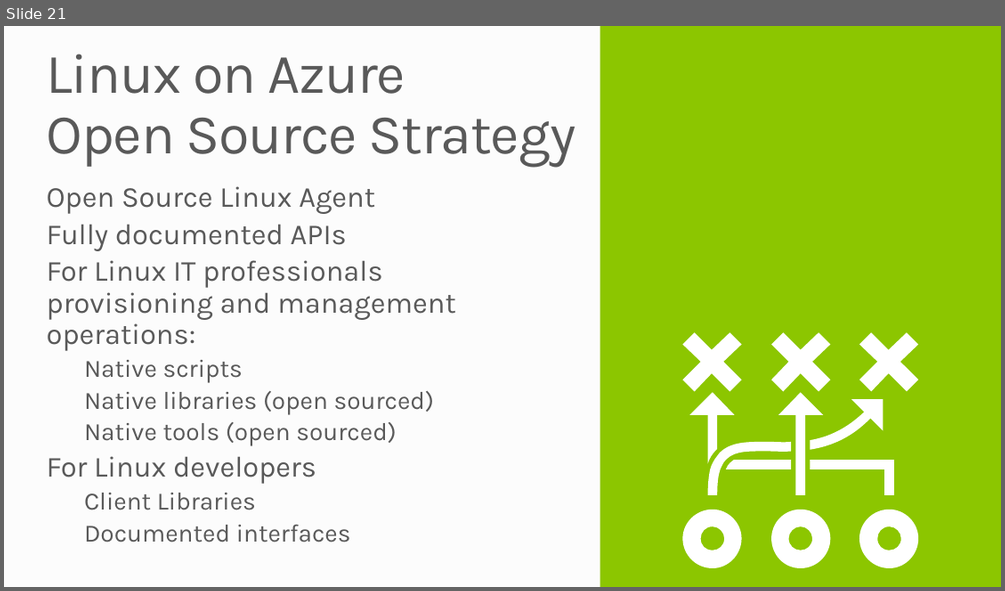
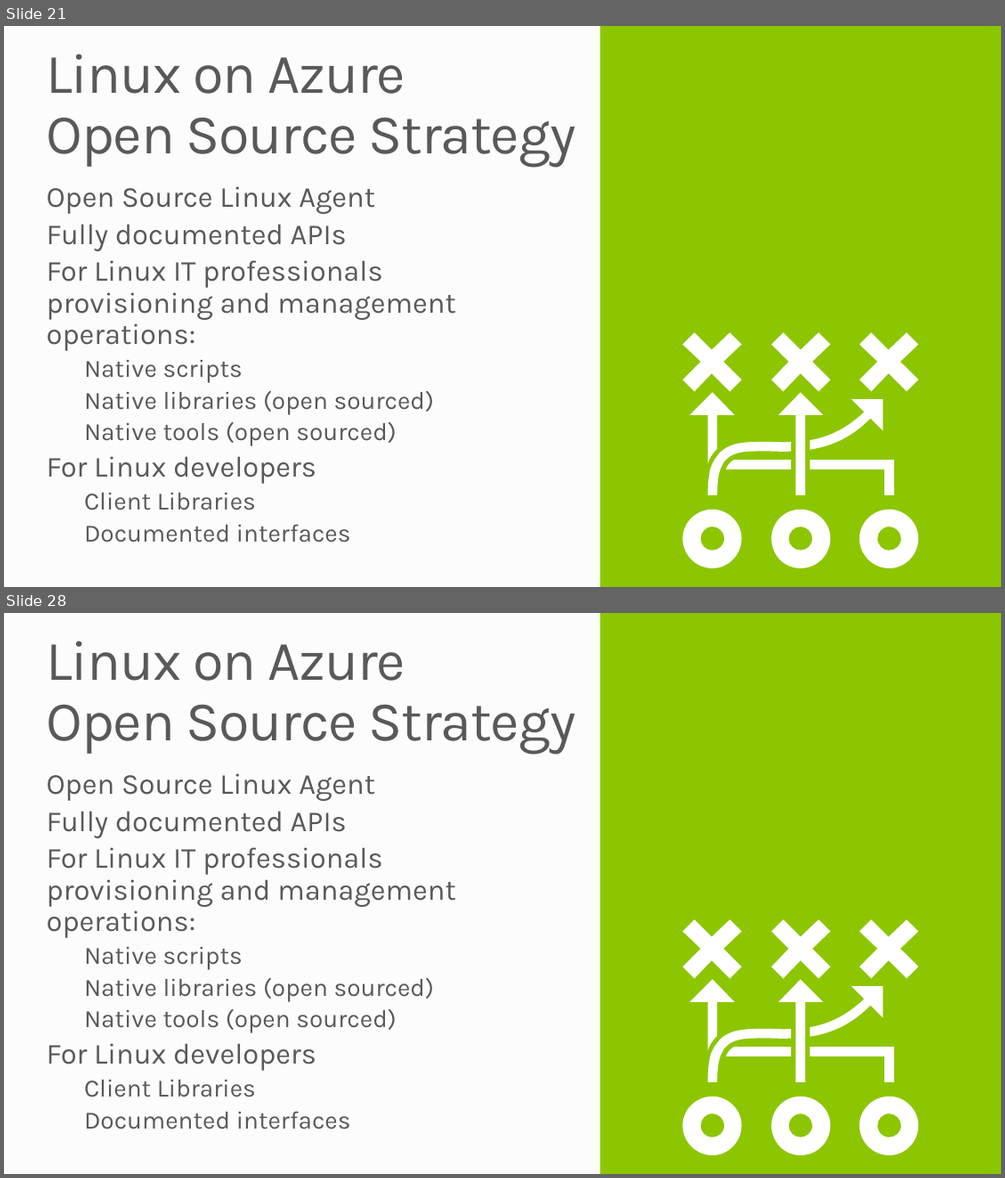
Before and after one commit to mwasham/WATK-Presentations, a slide deck: LinuxVirtualMachines/LinuxVirtualMachines.pptx. Shown one above the other, each under a label of ours: slide 21 before the commit, slides 21 and 28 after it; the slides between them are not shown. The pictures are 1005x591 and 1005x1178 pixels, drawn with LibreOffice and Linux fonts; fonts in the diff are those of the drawing; background and template pictures are left out. Boxes give left, top, right and bottom in pixels: in the first picture for what was removed or moved away, otherwise in the second. Text is boxed around its words. In the diff, an @@ line names an element or a change of style, - is before the commit and + after.

Commit message:
updated linux ppt

```diff
--- a/LinuxVirtualMachines/LinuxVirtualMachines.pptx
+++ b/LinuxVirtualMachines/LinuxVirtualMachines.pptx
@@ slide 28 added at <box>4,613,1001,1174</box>, background #FCFCFC @@
@@ rectangle added at <box>600,613,1001,1174</box>, fill #8CC600 @@
@@ title added at <box>47,641,576,755</box>, 54 pt, text #595959 @@
+Linux on Azure
+Open Source Strategy
@@ text added at <box>47,773,456,1129</box>, 28 pt, text #595959 @@
+Open Source Linux Agent
+Fully documented APIs
+For Linux IT professionals provisioning and management operations:
+  Native scripts
+  Native libraries (open sourced)
+  Native tools (open sourced)
+For Linux developers
+  Client Libraries
+  Documented interfaces
@@ freeform shape added at <box>682,919,918,1155</box>, fill #FFFFFF @@
```
Also in this commit, not shown: 3 slides changed, 6 other slides added.
